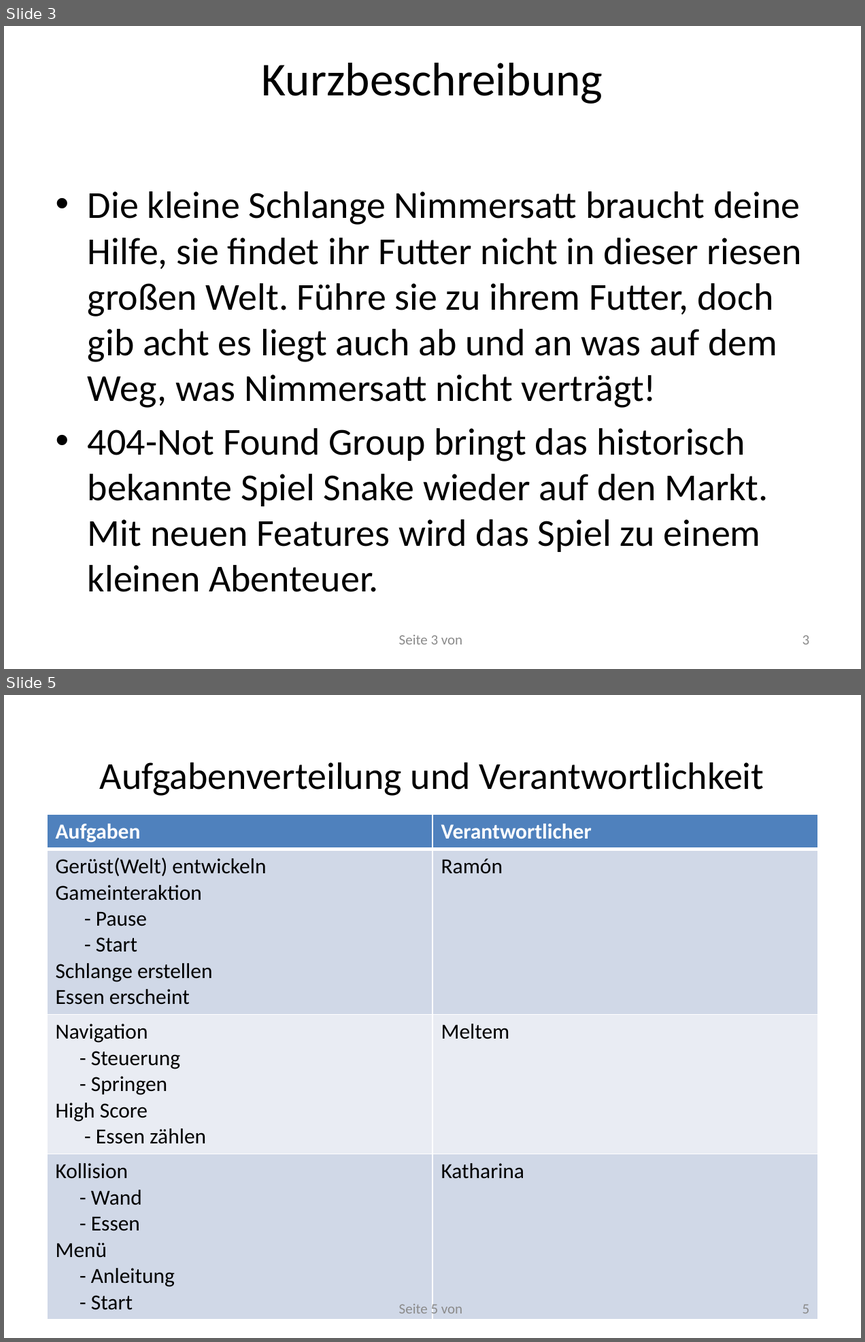
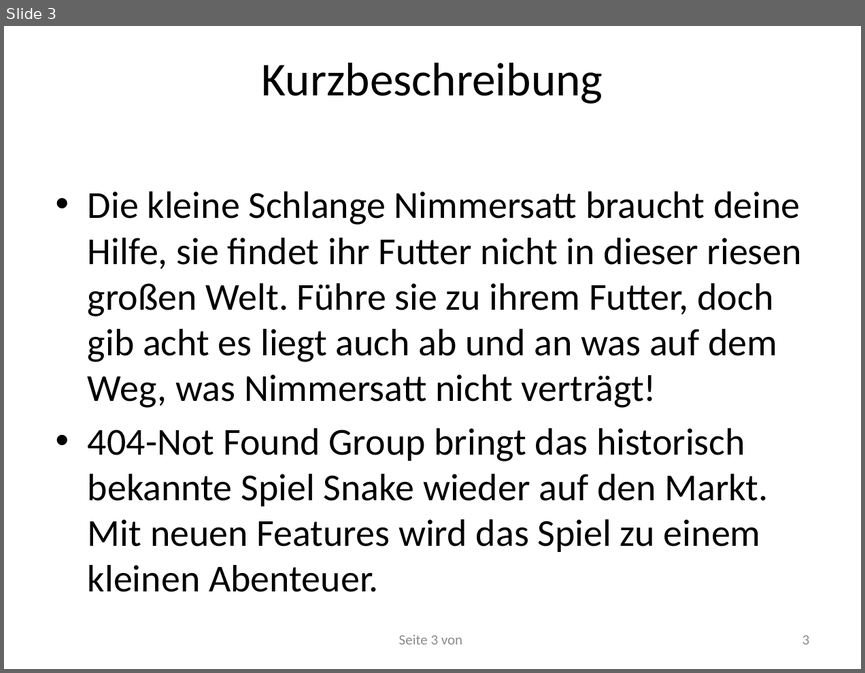
Before and after one commit to RamoramaInteractive/GDV-Projekt, a slide deck: Planungspraesentation-Mitte Juni/Planungspräsentation V. 1.pptx. Shown one above the other, each under a label of ours: slides 3 and 5 before the commit, slide 3 after it; the slides between them are not shown. The pictures are 865x1342 and 865x673 pixels, drawn with LibreOffice and Linux fonts; fonts in the diff are those of the drawing. Boxes give left, top, right and bottom in pixels: in the first picture for what was removed or moved away, otherwise in the second. Text is boxed around its words. In the diff, an @@ line names an element or a change of style, - is before the commit and + after.

```diff
--- a/Planungspraesentation-Mitte Juni/Planungspräsentation V. 1.pptx
+++ b/Planungspraesentation-Mitte Juni/Planungspräsentation V. 1.pptx
@@ slide 5 removed at (x1=4, y1=695, x2=861, y2=1338), background #FFFFFF @@
@@ title removed at (x1=100, y1=762, x2=764, y2=796) @@
-Aufgabenverteilung und Verantwortlichkeit
@@ table removed at (x1=47, y1=814, x2=818, y2=1312), 4 rows, 2 columns @@
-Aufgaben | Verantwortlicher
-Gerüst(Welt) entwickeln / Gameinteraktion / - Pause / - Start / Schlange erstellen / Essen erscheint | Ramón
-Navigation / - Steuerung / - Springen / High Score / - Essen zählen | Meltem
-Kollision / - Wand / - Essen / Menü / - Anleitung / - Start | Katharina
@@ page number removed at (x1=399, y1=1301, x2=462, y2=1317) @@
-Seite 5 von
@@ page number removed at (x1=802, y1=1304, x2=810, y2=1313) @@
-5
```
Also in this commit, not shown: 3 slides changed, 1 slide added, 2 other slides removed.
